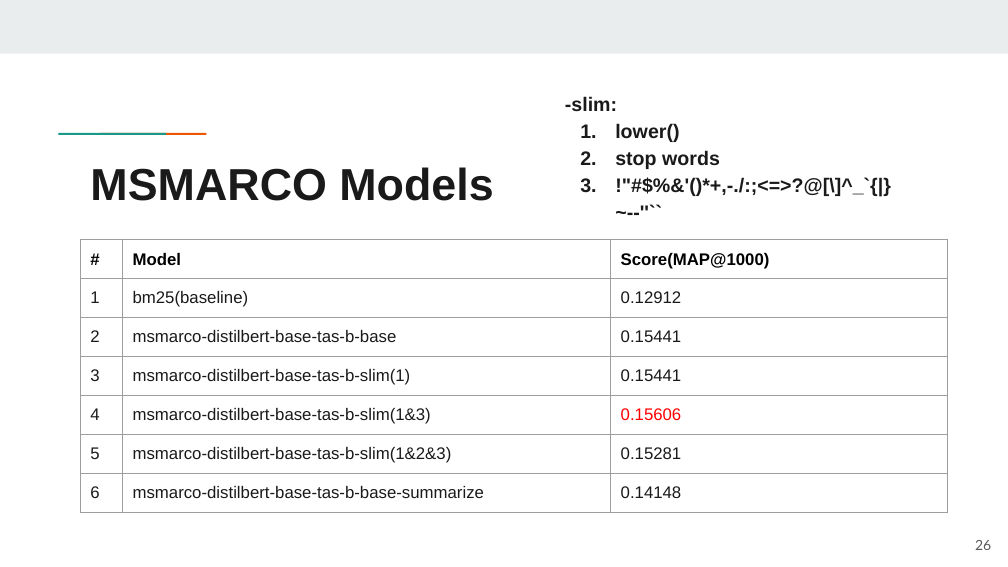
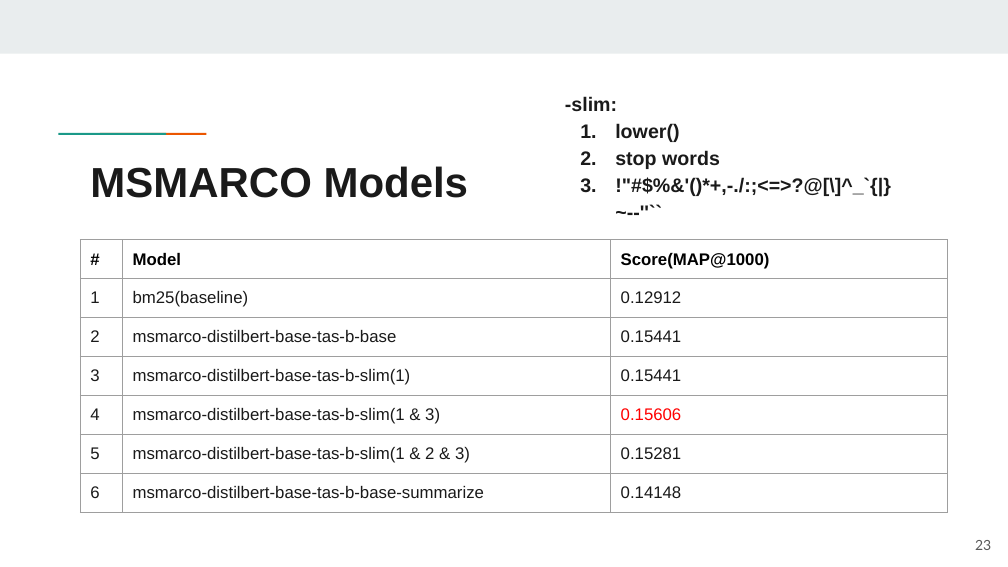
Before and after one commit to jackyh1999/NTUST, a slide deck: slide 23 of IR資訊檢索_第9組_FinalProject.pptx (slide 26 before the commit). Drawn at 1008x567 pixels with LibreOffice and Linux fonts; fonts in the diff are those of the drawing. Boxes give left, top, right and bottom in pixels: in the first picture for what was removed or moved away, otherwise in the second. Text is boxed around its words. In the diff, an @@ line names an element or a change of style, - is before the commit and + after.

```diff
--- a/IR資訊檢索_第9組_FinalProject.pptx
+++ b/IR資訊檢索_第9組_FinalProject.pptx
@@ title "MSMARCO Models" at (90,166,468,198): size 32 to 30 pt @@
@@ table at (81,240,948,567) @@
-row 5, column 2: msmarco-distilbert-base-tas-b-slim(1&3)
+row 5, column 2: msmarco-distilbert-base-tas-b-slim(1 & 3)
-row 6, column 2: msmarco-distilbert-base-tas-b-slim(1&2&3)
+row 6, column 2: msmarco-distilbert-base-tas-b-slim(1 & 2 & 3)
@@ page number at (975,540,991,550): text changed @@
-26
+23
```
Also in this commit, not shown: 17 other slides changed, 1 slide added, 1 slide removed.
